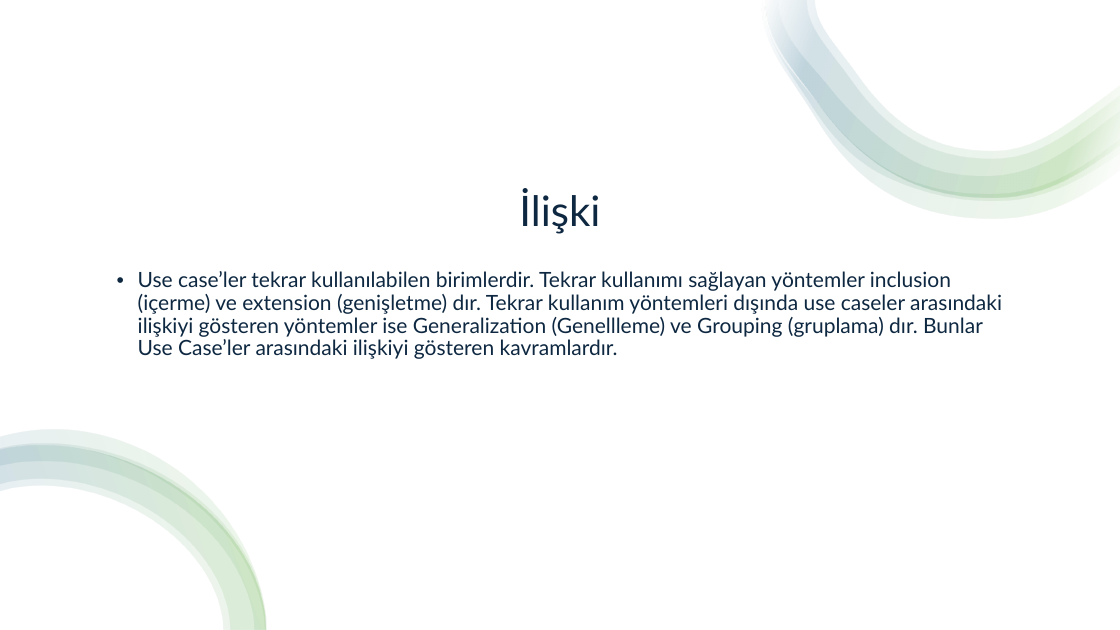
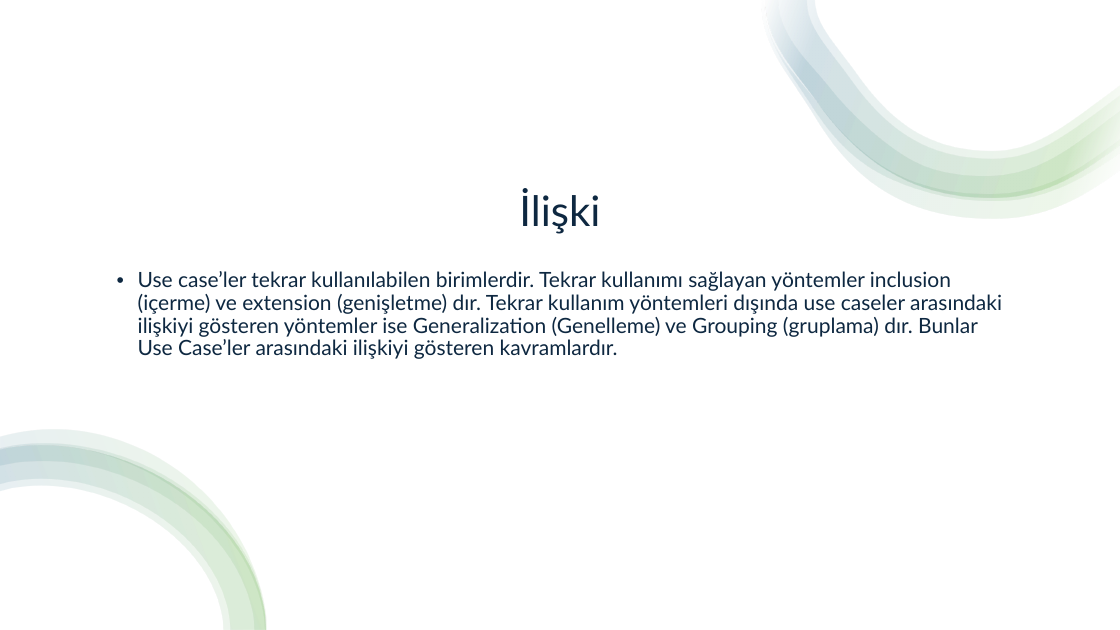
Before and after one commit to hazal-hk/Use-Case, a slide deck: slide 19 of use-case.pptx. Drawn at 1120x630 pixels with LibreOffice and Linux fonts; fonts in the diff are those of the drawing. Boxes give left, top, right and bottom in pixels: in the first picture for what was removed or moved away, otherwise in the second. Text is boxed around its words. In the diff, an @@ line names an element or a change of style, - is before the commit and + after.

```diff
--- a/use-case.pptx
+++ b/use-case.pptx
@@ text at box(138, 271, 1002, 359): text changed @@
-• Use case’ler tekrar kullanılabilen birimlerdir. Tekrar kullanımı sağlayan yöntemler inclusion (içerme) ve extension (genişletme) dır. Tekrar kullanım yöntemleri dışında use caseler arasındaki ilişkiyi gösteren yöntemler ise Generalization (Genellleme) ve Grouping (gruplama) dır. Bunlar Use Case’ler arasındaki ilişkiyi gösteren kavramlardır.
+• Use case’ler tekrar kullanılabilen birimlerdir. Tekrar kullanımı sağlayan yöntemler inclusion (içerme) ve extension (genişletme) dır. Tekrar kullanım yöntemleri dışında use caseler arasındaki ilişkiyi gösteren yöntemler ise Generalization (Genelleme) ve Grouping (gruplama) dır. Bunlar Use Case’ler arasındaki ilişkiyi gösteren kavramlardır.
```
Also in this commit, not shown: 2 other slides changed.
